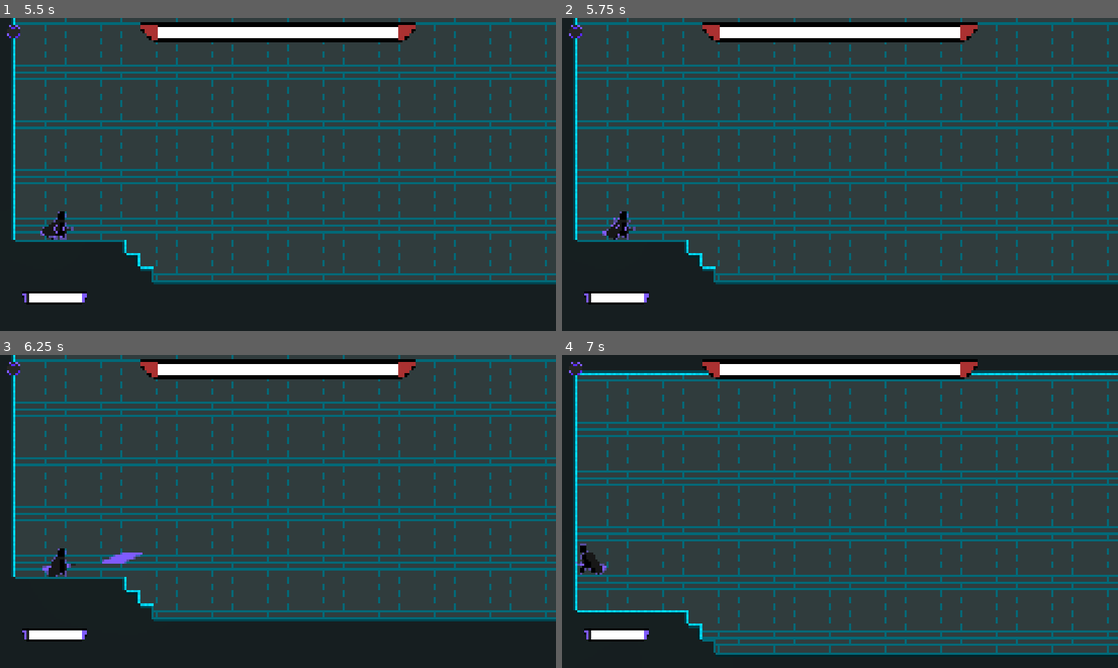
Above: before the commit, frames 1-4 (two rows, left to right).
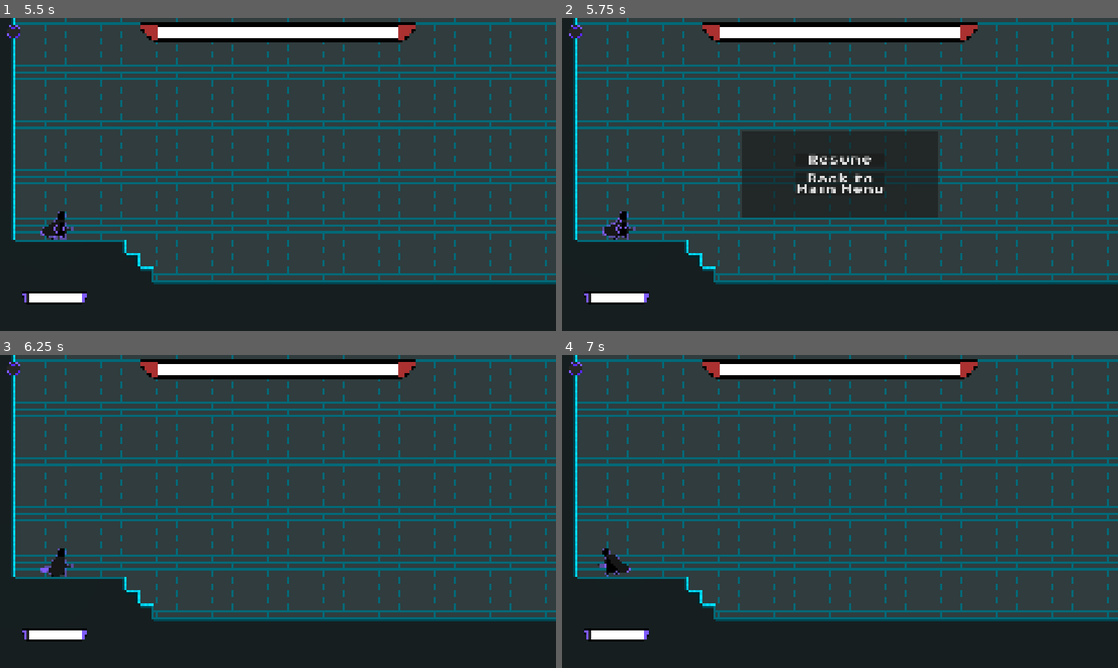
Above: after the commit, the same moments.

Repository: AnejMajnik/soulsvania
Game: Godot game, scene res://scenes/main_menu.tscn
Two runs of this game, one before a commit and one after it. Both use one fixed random seed, a clock stepped at 60 frames per second and the inputs below. Sound files missing from this copy of the repository are replaced by a short silence.
Inputs (mouse positions are in pixels of both pictures, inside the frame that each line leads up to):
- Up to frame 1 (5.5 s): click "Slime Boss" at 0.5 s; click (16, 33) at 1.25 s; tap Enter at 2 s; move the mouse to (400, 158) at 2.02 s; hold D (move_right) 2.03-3.53 s; click (400, 158) at 2.1 s; tap Space (jump) at 2.27, 3.02, 4.52, 5.27 s; move the mouse to (166, 190) at 2.77 s; right-click (166, 190) at 2.85 s; move the mouse to (333, 105) at 3.52 s; hold A (move_left) 3.53-4.28 s; tap Shift (dash) at 3.6 s; move the mouse to (250, 237) at 4.27 s; hold D (move_right) from 4.28 s (still down); click (250, 237) at 4.35 s; move the mouse to (444, 221) at 5.02 s; right-click (444, 221) at 5.1 s
- Up to frame 2 (5.75 s): keep holding D (move_right); tap Escape (pause, bound only after the commit) at 5.65 s
- Up to frame 3 (6.25 s): release D (move_right) at 5.75 s; click (278, 495) at 5.75 s, where only the run after the commit has a clickable "Resume"
- Up to frame 4 (7 s): move the mouse to (673, 464) at 6.52 s; hold A (move_left) from 6.53 s (still down); tap Shift (dash) at 6.6 s; tap Space (jump) at 6.77 s

Frame 1 is identical in both runs. In frame 2, 2.5% of the frame differs, in the area x 7-68%, y 36-71%; in frame 3, 0.2%; in frame 4, 36%, in the area x 2-100%, y 0-96%.

Commit message:
Added a pause menu

Diff:
--- a/project.godot
+++ b/project.godot
@@ -71,6 +71,11 @@
 , Object(InputEventJoypadButton,"resource_local_to_scene":false,"resource_name":"","device":-1,"button_index":3,"pressure":0.0,"pressed":true,"script":null)
 ]
 }
+pause={
+"deadzone": 0.2,
+"events": [Object(InputEventKey,"resource_local_to_scene":false,"resource_name":"","device":-1,"window_id":0,"alt_pressed":false,"shift_pressed":false,"ctrl_pressed":false,"meta_pressed":false,"pressed":false,"keycode":0,"physical_keycode":4194305,"key_label":0,"unicode":0,"location":0,"echo":false,"script":null)
+]
+}
 
 [physics]
 
--- a/scenes/boss_fight_1.tscn
+++ b/scenes/boss_fight_1.tscn
@@ -1,6 +1,7 @@
 [gd_scene format=4 uid="uid://c8pqaih5ot3k3"]
 
 [ext_resource type="Script" uid="uid://dj3dkrlhdb36k" path="res://scripts/game.gd" id="1_eu7qp"]
+[ext_resource type="PackedScene" uid="uid://b80dr1k41phyq" path="res://scenes/pause_menu.tscn" id="2_nkfvy"]
 [ext_resource type="Texture2D" uid="uid://b3qav2l5fg04y" path="res://assets/spritesheets/environment_tileset.png" id="2_ryc1b"]
 [ext_resource type="PackedScene" uid="uid://d0x36rwurp4fl" path="res://scenes/player.tscn" id="3_nkfvy"]
 [ext_resource type="PackedScene" uid="uid://c0qixl2rd6ow" path="res://scenes/bosses/slime_boss.tscn" id="4_nhalw"]
@@ -61,6 +62,8 @@
 [node name="BossFight1" type="Node2D" unique_id=1403073699]
 script = ExtResource("1_eu7qp")
 
+[node name="CanvasLayer" parent="." unique_id=862008724 instance=ExtResource("2_nkfvy")]
+
 [node name="Foreground" type="TileMapLayer" parent="." unique_id=456991214 groups=["foreground"]]
 tile_map_data = PackedByteArray("AAD5/wQAAgAHAAkAAAD6/wQAAgAHAAkAAAD7/wQAAgAHAAkAAAD8/wQAAgAHAAkAAAD9/wQAAgAHAAkAAAD+/w …(19664 unchanged characters)…
 tile_set = SubResource("TileSet_nrent")
--- a/scenes/boss_fight_2.tscn
+++ b/scenes/boss_fight_2.tscn
@@ -1,6 +1,7 @@
 [gd_scene format=4 uid="uid://d3prddhu634jw"]
 
 [ext_resource type="Script" uid="uid://dj3dkrlhdb36k" path="res://scripts/game.gd" id="1_jfby3"]
+[ext_resource type="PackedScene" uid="uid://b80dr1k41phyq" path="res://scenes/pause_menu.tscn" id="2_di8m7"]
 [ext_resource type="Texture2D" uid="uid://cua4p5cdndd66" path="res://assets/background/industrial.jpg" id="2_i5473"]
 [ext_resource type="Texture2D" uid="uid://b3qav2l5fg04y" path="res://assets/spritesheets/environment_tileset.png" id="2_vntoe"]
 [ext_resource type="PackedScene" uid="uid://d0x36rwurp4fl" path="res://scenes/player.tscn" id="3_i5473"]
@@ -73,6 +74,9 @@
 [node name="BossFight2" type="Node2D" unique_id=1403073699]
 script = ExtResource("1_jfby3")
 
+[node name="PauseMenu" parent="." unique_id=602656345 instance=ExtResource("2_di8m7")]
+visible = false
+
 [node name="Sprite2D" type="Sprite2D" parent="." unique_id=700665660]
 modulate = Color(0.9353341, 0.61192566, 1, 1)
 position = Vector2(95, -34.000008)
--- /dev/null
+++ b/scenes/pause_menu.tscn
@@ -0,0 +1,51 @@
+[gd_scene format=3 uid="uid://b80dr1k41phyq"]
+
+[ext_resource type="Script" uid="uid://v03g38h6ku3q" path="res://scripts/pause_menu.gd" id="1_myx47"]
+[ext_resource type="FontFile" uid="uid://bv0gm1xohuqfb" path="res://assets/fonts/PixelOperator8-Bold.ttf" id="1_n87rw"]
+
+[node name="CanvasLayer" type="CanvasLayer" unique_id=862008724]
+process_mode = 3
+layer = 3
+script = ExtResource("1_myx47")
+
+[node name="Control" type="Control" parent="." unique_id=1752892702]
+layout_mode = 3
+anchors_preset = 15
+anchor_right = 1.0
+anchor_bottom = 1.0
+grow_horizontal = 2
+grow_vertical = 2
+
+[node name="CenterContainer" type="CenterContainer" parent="Control" unique_id=1768279317]
+layout_mode = 1
+anchors_preset = 15
+anchor_right = 1.0
+anchor_bottom = 1.0
+grow_horizontal = 2
+grow_vertical = 2
+
+[node name="PanelContainer" type="PanelContainer" parent="Control/CenterContainer" unique_id=1131204799]
+custom_minimum_size = Vector2(900, 400)
+layout_mode = 2
+
+[node name="VBoxContainer" type="VBoxContainer" parent="Control/CenterContainer/PanelContainer" unique_id=1740088598]
+layout_mode = 2
+size_flags_horizontal = 4
+size_flags_vertical = 4
+theme_override_constants/separation = 32
+
+[node name="Resume" type="Button" parent="Control/CenterContainer/PanelContainer/VBoxContainer" unique_id=454452565]
+layout_mode = 2
+theme_override_fonts/font = ExtResource("1_n87rw")
+theme_override_font_sizes/font_size = 48
+text = "Resume"
+
+[node name="BackToMainMenu" type="Button" parent="Control/CenterContainer/PanelContainer/VBoxContainer" unique_id=119326380]
+layout_mode = 2
+theme_override_fonts/font = ExtResource("1_n87rw")
+theme_override_font_sizes/font_size = 48
+text = "Back to
+Main Menu"
+
+[connection signal="pressed" from="Control/CenterContainer/PanelContainer/VBoxContainer/Resume" to="." method="_on_resume_pressed"]
+[connection signal="pressed" from="Control/CenterContainer/PanelContainer/VBoxContainer/BackToMainMenu" to="." method="_on_back_to_main_menu_pressed"]
--- /dev/null
+++ b/scripts/pause_menu.gd
@@ -0,0 +1,23 @@
+extends CanvasLayer
+
+func _ready() -> void:
+	visible = false
+
+func _input(_event: InputEvent) -> void:
+	if Input.is_action_just_pressed("pause"):
+		if get_tree().paused:
+			visible = false
+			get_tree().paused = false
+		else:
+			visible = true
+			get_tree().paused = true
+
+
+func _on_resume_pressed() -> void:
+	visible = false
+	get_tree().paused = false
+
+
+func _on_back_to_main_menu_pressed() -> void:
+	get_tree().paused = false
+	get_tree().change_scene_to_file("res://scenes/main_menu.tscn")
Not shown, added: scripts/pause_menu.gd.uid
Not shown, changed: dev_logs/dev_logs.md
